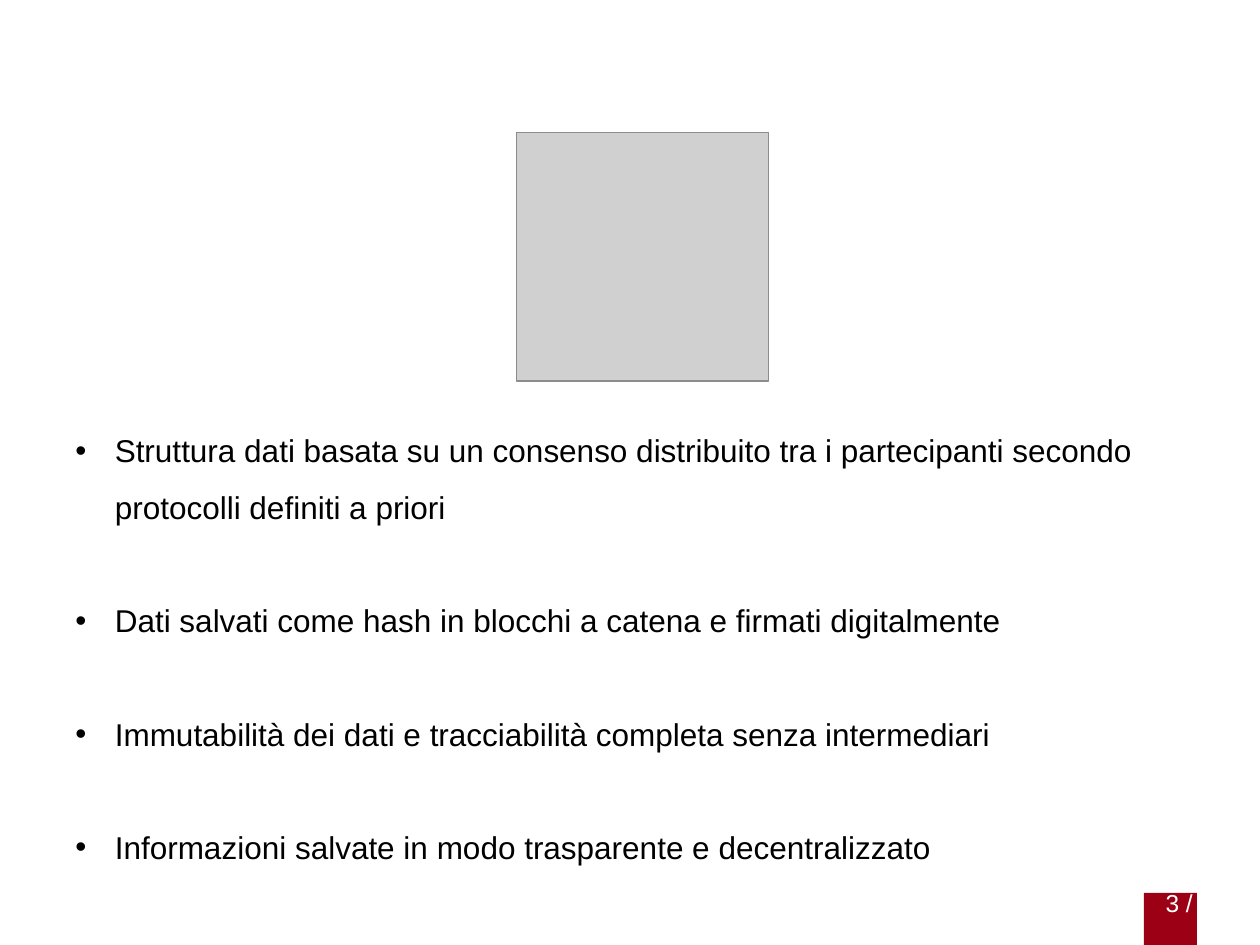
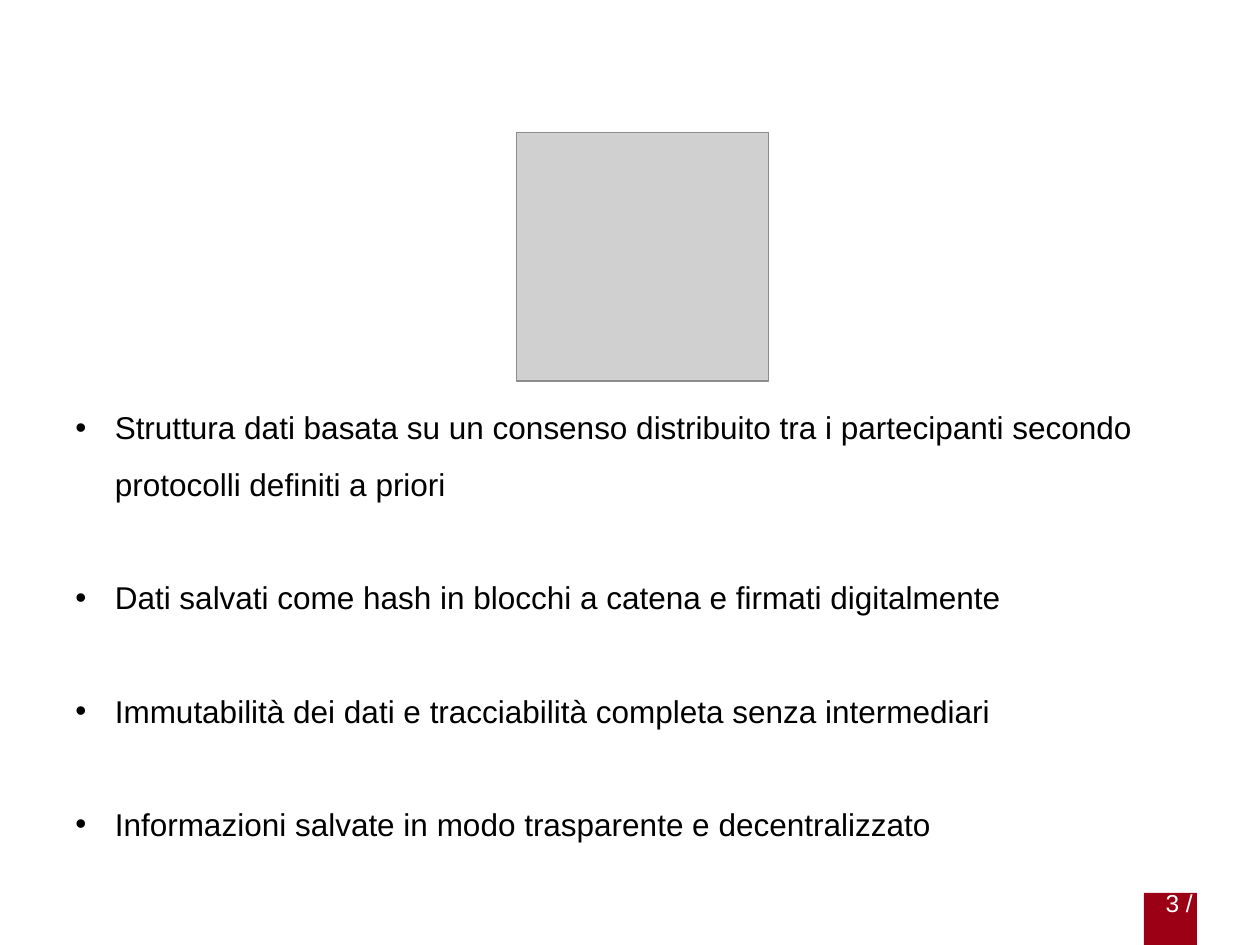
Before and after one commit to gabrielrovesti/Stage-e-Tesi-Triennale-UniPD, a slide deck: slide 3 of Presentazione/Presentazione Gabriel Rovesti.pptx. Drawn at 1260x945 pixels with LibreOffice and Linux fonts; fonts in the diff are those of the drawing; grey boxes stand for pictures; background and template pictures are left out. Boxes give left, top, right and bottom in pixels: in the first picture for what was removed or moved away, otherwise in the second. Text is boxed around its words. In the diff, an @@ line names an element or a change of style, - is before the commit and + after.

```diff
--- a/Presentazione/Presentazione Gabriel Rovesti.pptx
+++ b/Presentazione/Presentazione Gabriel Rovesti.pptx
@@ text "Struttura dati basata su un ...": place and size @@
-text "Struttura dati basata su un ..." at (115, 439, 1131, 865)
+text "Struttura dati basata su un ..." at (115, 416, 1131, 842)
```
Also in this commit, not shown: 13 other slides changed, 1 slide removed, 6 other files.
